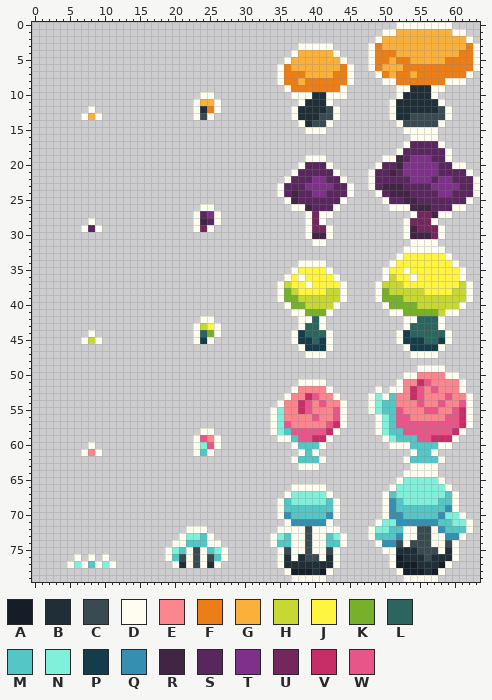
Two versions of one sprite sheet, sprites/Mushroom.png. This is how it looked before the edit.
The file is 64x80 pixels.
Palette (. is transparent): A #151d28  B #202e37  C #394a50  D #fffdf0  E #fc868e  F #eb7e17  G #fab13c  H #c6d831  J #fff540  K #77b02a  L #2c645e  M #55c6c6  N #7ff0d9  P #153c4a  Q #358fb0  R #422445  S #5a265e  T #7e3188  U #73275c  V #c72e68  W #e85689
Pixels before (only the part around the change), first column x 12:
14 ..........................DBCCD.........DCCCCCD.....
15 ...........................DDD...........DDDDD......
16 ..........................................DDDD......
17 .........................................DSSSSD.....
18 ........................................DSSSSSSD....
19 ...........................DDD........DDRSTTTSSD....
20 ..........................DSSSD......DSSRTTTTTSSDD..
21 .........................DSSSSSD....DSSRSTTTTTSSSSD.
22 ........................DSSSTTSSD...DSSSSSTTTSTTSSSD
23 .......................DSSSTTTTSSD..DSRRRSSSSTTTTSSD
24 .......................DSRSSTTSSSD...DSRRRSSSSTTSSSD
25 ........................DRSSSSSSD.....DSSRRSSSSSSSD.
26 ............DD...........DDRSSSD.......DDDRRRSSSDD..
27 ...........DSTD............DUDD...........DUURDD....
28 ...........DRSD............DUD...........DUUUD......
29 ...........DUD.............DUUD..........DRUUUD.....
30 ...........................DRRD..........DRRRUD.....
31 ............................DD............DDDD......
32 .........................................DDDDDD.....
33 ........................................DJJJJJJD....
34 ..........................DDDD.........DJJJJJJJJD...
35 .........................DJJJJD.......DJJDJJJJJJJD..
36 ........................DJDJJJJD......DHJJDJJJJJJD..
37 .......................DHJJDJJJJD....DHHHJJJJJJJJHD.
38 .......................DKHJJJJHHD....DKHHHHHJJJJHHD.
The same view after the edit:
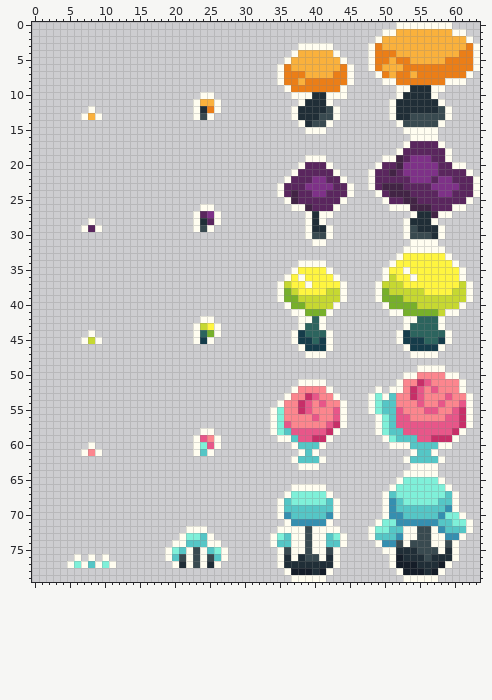
What changed:
The author changed colour R to colour B in row 28 at x 24.
The author changed colour U to colour B in row 27 at x 40 and 55 to 56; in row 28 at x 40 and 54 to 56; in row 29 at x 40 to 41 and 55 to 57; in row 30 at x 57.
The author changed colour R to colour C in row 29 at x 54; in row 30 at x 40 to 41 and 54 to 56.
The author changed colour U to colour C in row 29 at x 24.
